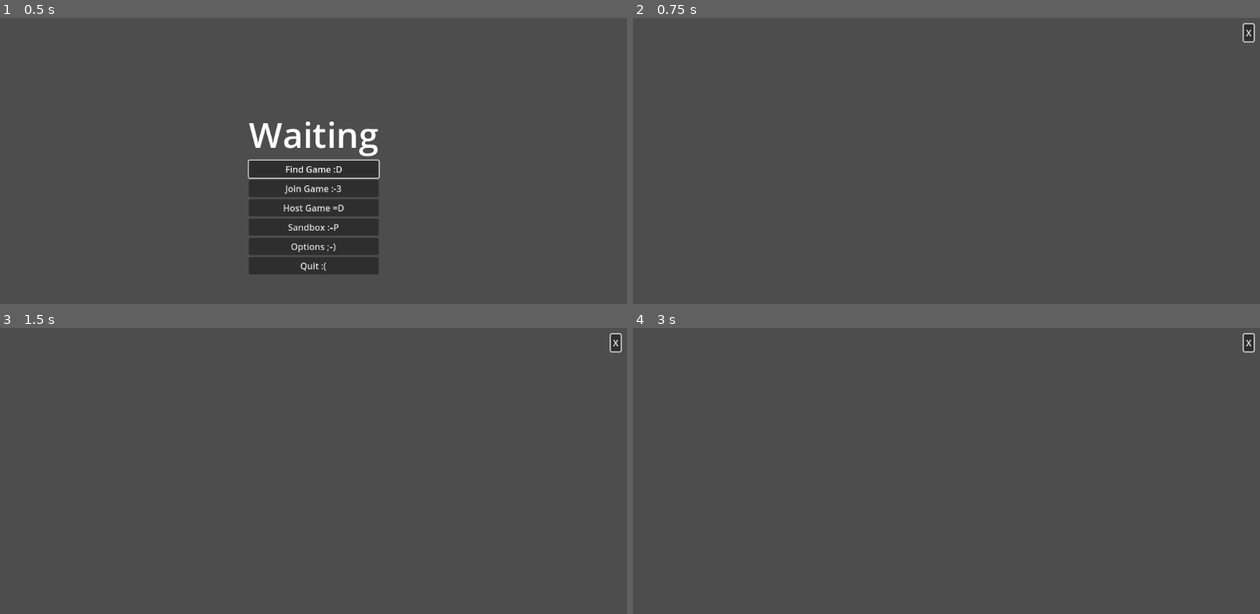
Above: before the commit, frames 1-4 (two rows, left to right).
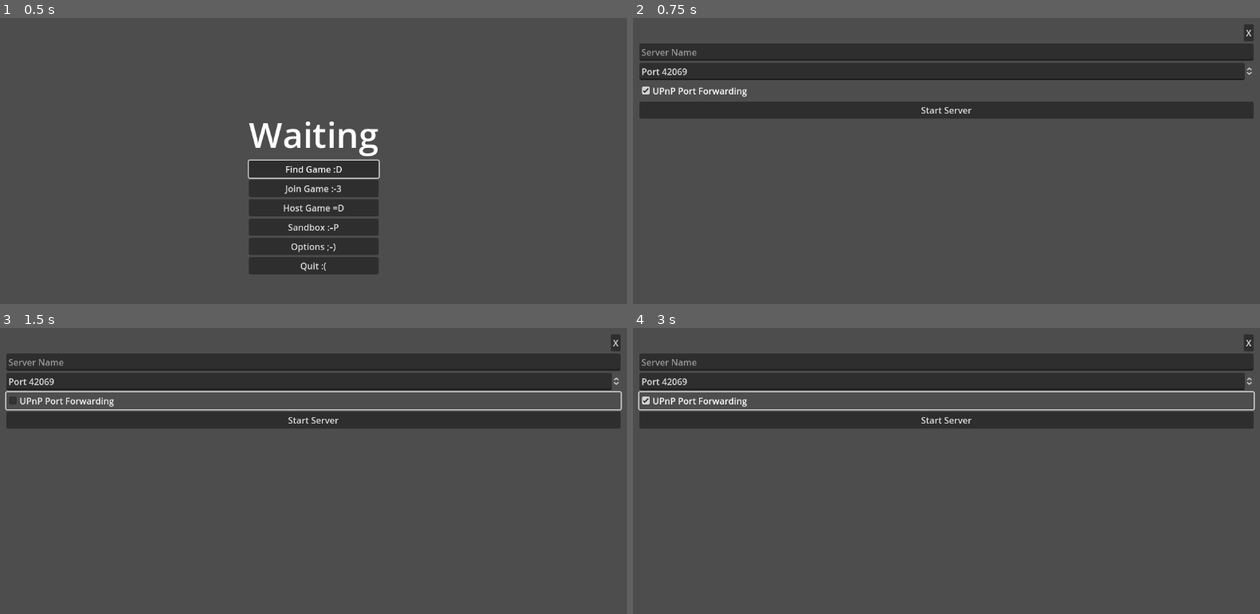
Above: after the commit, the same moments.

Repository: Pslude/world
Game: Godot game, scene res://main_menu.tscn
Same seed, same stepped clock (60 frames per second), same inputs: the game is played once before the commit and once after it.
Inputs (mouse positions are in pixels of both pictures, inside the frame that each line leads up to):
- Up to frame 1 (0.5 s): no input
- Up to frame 2 (0.75 s): click "Host Game =D" at 0.5 s
- Up to frame 3 (1.5 s): click (313, 399) at 1.25 s, where only the run after the commit has a clickable "UPnP Port Forwarding"
- Up to frame 4 (3 s): click (946, 419) at 2 s, where only the run after the commit has a clickable "Start Server"; click (946, 399) at 2.75 s, where only the run after the commit has a clickable "UPnP Port Forwarding"

Frame 1 is identical in both runs. In frame 2, 18% of the frame differs, in the area x 1-100%, y 1-36%; in frame 3, 19%; in frame 4, 19%, in the area x 0-100%, y 1-36%.

Commit message:
Build host menu and add config saving

Diff:
--- /dev/null
+++ b/host_menu.gd
@@ -0,0 +1,15 @@
+extends "res://sub_menu.gd"
+
+
+# Called when the node enters the scene tree for the first time.
+func _ready():
+	pass # Replace with function body.
+
+
+# Called every frame. 'delta' is the elapsed time since the previous frame.
+func _process(delta):
+	pass
+
+
+func _on_start_server_button_pressed():
+	pass # Replace with function body.
--- a/host_menu.tscn
+++ b/host_menu.tscn
@@ -1,5 +1,27 @@
-[gd_scene load_steps=2 format=3 uid="uid://88yt4fmmpbp4"]
+[gd_scene load_steps=3 format=3 uid="uid://88yt4fmmpbp4"]
 
 [ext_resource type="PackedScene" uid="uid://bk5bftmijlegf" path="res://sub_menu.tscn" id="1_ghgvc"]
+[ext_resource type="Script" path="res://host_menu.gd" id="2_awlu2"]
 
 [node name="HostMenu" instance=ExtResource("1_ghgvc")]
+script = ExtResource("2_awlu2")
+
+[node name="ServerNameInput" type="LineEdit" parent="MarginContainer/VBoxContainer" index="1"]
+layout_mode = 2
+placeholder_text = "Server Name"
+
+[node name="PortInput" type="SpinBox" parent="MarginContainer/VBoxContainer" index="2"]
+layout_mode = 2
+min_value = 1024.0
+max_value = 65535.0
+value = 42069.0
+prefix = "Port"
+
+[node name="PortForwardCheckBox" type="CheckBox" parent="MarginContainer/VBoxContainer" index="3"]
+layout_mode = 2
+button_pressed = true
+text = "UPnP Port Forwarding"
+
+[node name="StartServerButton" type="Button" parent="MarginContainer/VBoxContainer" index="4"]
+layout_mode = 2
+text = "Start Server"
--- /dev/null
+++ b/options.gd
@@ -0,0 +1,27 @@
+extends Node
+
+var config = ConfigFile.new()
+
+const CONFIG_FILE_PATH = "user://options.cfg"
+
+# Called when the node enters the scene tree for the first time.
+func _ready():
+
+	# Load data from a file.
+	var err = config.load(CONFIG_FILE_PATH)
+
+	# If the file didn't load, ignore it.
+	if err != OK:
+		return
+
+	# Apply options from loaded config file.
+	if config.get_value("video", "fullscreen"):
+		DisplayServer.window_set_mode(DisplayServer.WINDOW_MODE_FULLSCREEN)
+
+
+# Called every frame. 'delta' is the elapsed time since the previous frame.
+func _process(delta):
+	pass
+
+func save_config():
+	return config.save(CONFIG_FILE_PATH)
--- a/options_menu.gd
+++ b/options_menu.gd
@@ -19,3 +19,5 @@
 		DisplayServer.window_set_mode(DisplayServer.WINDOW_MODE_FULLSCREEN)
 	else:
 		DisplayServer.window_set_mode(DisplayServer.WINDOW_MODE_WINDOWED)
+	Options.config.set_value("video", "fullscreen", toggled_on)
+	Options.save_config()
--- a/project.godot
+++ b/project.godot
@@ -15,3 +15,7 @@
 run/main_scene="res://main_menu.tscn"
 config/features=PackedStringArray("4.2", "Forward Plus")
 config/icon="res://icon.svg"
+
+[autoload]
+
+Options="*res://options.gd"
